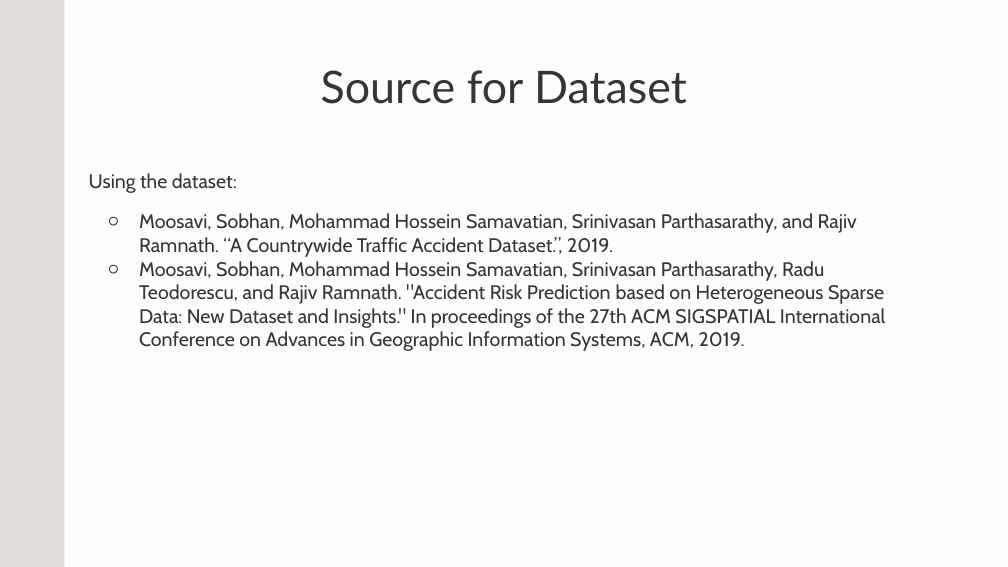
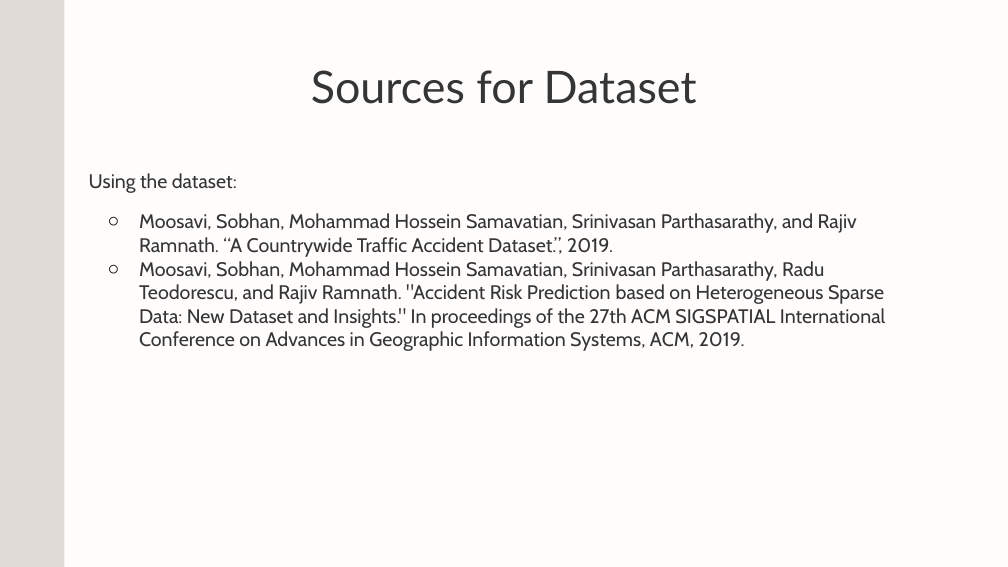
Before and after one commit to slie9/Intelligent-Mobility, a slide deck: slide 13 of Final Presentation - IM.pptx. Drawn at 1008x567 pixels with LibreOffice and Linux fonts; fonts in the diff are those of the drawing. Boxes give left, top, right and bottom in pixels: in the first picture for what was removed or moved away, otherwise in the second. Text is boxed around its words. In the diff, an @@ line names an element or a change of style, - is before the commit and + after.

```diff
--- a/Final Presentation - IM.pptx
+++ b/Final Presentation - IM.pptx
@@ title at (311,70,697,104): text changed @@
-Source for Dataset
+Sources for Dataset
```
Also in this commit, not shown: 1 other slide changed, 2 other files.
